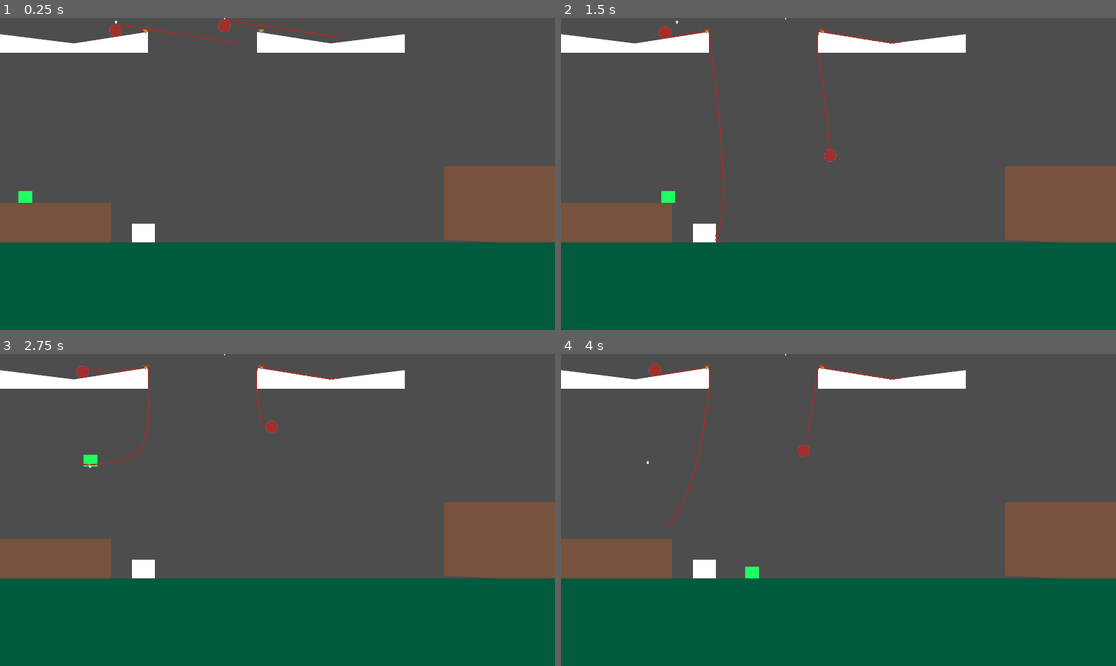
Above: before the commit, frames 1-4 (two rows, left to right).
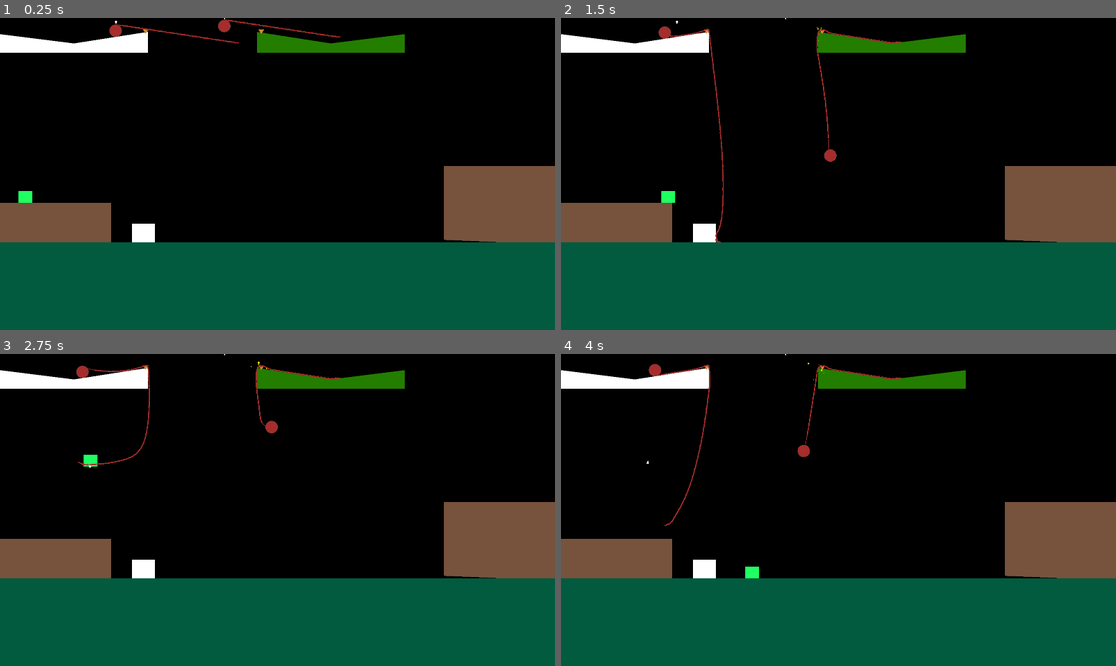
Above: after the commit, the same moments.

Repository: Musa-E/CS422---Group-Project
Game: Godot game, scene res://Levels/TestLevels/RopeSwingTest.tscn
Same seed, same stepped clock (60 frames per second), same inputs: the game is played once before the commit and once after it.
Inputs (mouse positions are in pixels of both pictures, inside the frame that each line leads up to):
- Up to frame 1 (0.25 s): no input
- Up to frame 2 (1.5 s): tap Enter (ui_accept) at 0.5, 0.77 s; move the mouse to (960, 158) at 0.52 s; hold Right mouse button (grab) 0.53-1.28 s; hold Right (ui_right) from 0.53 s (still down); click (960, 158) at 0.67 s; move the mouse to (727, 189) at 1.27 s; click (727, 189) at 1.35 s
- Up to frame 3 (2.75 s): tap Enter (ui_accept) at 1.52 s; move the mouse to (333, 441) at 2.02 s; release Right (ui_right) at 2.03 s; hold Left (ui_left) from 2.03 s (still down); hold Right mouse button (grab) from 2.03 s (still down)
- Up to frame 4 (4 s): move the mouse to (810, 572) at 2.77 s; release Left (ui_left) at 2.78 s; release Right mouse button (grab) at 2.78 s; hold Right (ui_right) from 2.78 s (still down); click (810, 572) at 2.85 s; tap Enter (ui_accept) at 3.02, 3.77 s; move the mouse to (1005, 556) at 3.52 s; hold Right mouse button (grab) from 3.53 s (still down)

The runs differ from the first frame. In frame 1, 63% of the frame differs, in the area x 0-100%, y 0-72%; in frame 2, 63%; in frame 3, 63%; in frame 4, 63%.

Commit message:
Added firefly indicator

Diff:
--- a/catandyarn/Levels/TestLevels/RopeSwingTest.tscn
+++ b/catandyarn/Levels/TestLevels/RopeSwingTest.tscn
@@ -6,6 +6,7 @@
 [ext_resource type="Texture2D" uid="uid://clcf63l3u6nce" path="res://Yarn/rectangletext.png" id="4_eescl"]
 [ext_resource type="Script" path="res://addons/softbody2d/softbody2d.gd" id="5_x7ymk"]
 [ext_resource type="PhysicsMaterial" uid="uid://chivuxajqnrq0" path="res://Yarn/YarnRopePhysMaterial.tres" id="6_0pds5"]
+[ext_resource type="PackedScene" uid="uid://c8e4sgux2rw6c" path="res://PuzzleComponents/Fireflies/Fireflies.tscn" id="7_sbayn"]
 
 [sub_resource type="RectangleShape2D" id="RectangleShape2D_ml6oy"]
 size = Vector2(1920, 304)
@@ -195,6 +196,7 @@
 polygon = PackedVector2Array(0, -4.5, 256, -44.5, 256, 27.5, -256, 27.5, -256, -36.5)
 
 [node name="Polygon2D" type="Polygon2D" parent="Geometry/Cieling3"]
+color = Color(0.137255, 0.494118, 0, 1)
 polygon = PackedVector2Array(-144, -56, 112, -24, 368, -64, 368, 8, -144, 8)
 
 [node name="Block" type="StaticBody2D" parent="Geometry"]
@@ -221,11 +223,16 @@
 
 [node name="YarnRoot" parent="Components" instance=ExtResource("3_xepom")]
 position = Vector2(-504, -8)
-rope_segment_scene = SubResource("PackedScene_41au3")
+rope_segment_scene = SubResource("PackedScene_ljf4e")
 on_start_segments = 32
+use_debug = false
 
 [node name="YarnRoot2" parent="Components" instance=ExtResource("3_xepom")]
 position = Vector2(-128, -24)
-rope_segment_scene = SubResource("PackedScene_43qcb")
+rope_segment_scene = SubResource("PackedScene_s1rj0")
 on_start_segments = 30
+use_debug = false
 yarn_mass = 0.5
+
+[node name="Fireflies" parent="Components" instance=ExtResource("7_sbayn")]
+position = Vector2(-16, 24)
--- /dev/null
+++ b/catandyarn/PuzzleComponents/Fireflies/Fireflies.tscn
@@ -0,0 +1,51 @@
+[gd_scene load_steps=5 format=3 uid="uid://c8e4sgux2rw6c"]
+
+[sub_resource type="Gradient" id="Gradient_0ut51"]
+offsets = PackedFloat32Array(0.345794, 0.57757)
+colors = PackedColorArray(1, 1, 1, 1, 1, 1, 1, 0)
+
+[sub_resource type="GradientTexture2D" id="GradientTexture2D_q8y6k"]
+gradient = SubResource("Gradient_0ut51")
+fill = 1
+fill_from = Vector2(0.5, 0.5)
+metadata/_snap_enabled = true
+
+[sub_resource type="Curve" id="Curve_y3fg7"]
+_data = [Vector2(0, 0.0178683), 0.0, 0.0, 0, 0, Vector2(0.364273, 0.099373), 0.0, 0.0, 0, 0, Vector2(1, 0), 0.0, 0.0, 0, 0]
+point_count = 3
+
+[sub_resource type="Gradient" id="Gradient_60uk1"]
+offsets = PackedFloat32Array(0, 0.362799)
+colors = PackedColorArray(1, 1, 0, 0, 1, 1, 0, 1)
+
+[node name="Fireflies" type="CPUParticles2D"]
+amount = 10
+lifetime = 1.25
+randomness = 1.0
+texture = SubResource("GradientTexture2D_q8y6k")
+emission_shape = 2
+emission_sphere_radius = 10.0
+direction = Vector2(0, 0)
+spread = 180.0
+gravity = Vector2(0, 0)
+initial_velocity_min = 5.5
+initial_velocity_max = 60.14
+angular_velocity_min = -0.5
+orbit_velocity_min = -0.55
+orbit_velocity_max = 0.6
+radial_accel_min = 0.9
+radial_accel_max = 2.35
+tangential_accel_min = -0.45
+tangential_accel_max = 0.7
+angle_min = -108.6
+angle_max = 26.4
+scale_amount_min = 0.0
+scale_amount_max = 2.0
+scale_amount_curve = SubResource("Curve_y3fg7")
+color_ramp = SubResource("Gradient_60uk1")
+hue_variation_min = -0.25
+hue_variation_max = 0.1
+
+[node name="PointLight2D" type="PointLight2D" parent="."]
+color = Color(1, 1, 0, 1)
+energy = 8.14
--- a/catandyarn/project.godot
+++ b/catandyarn/project.godot
@@ -88,3 +88,4 @@
 
 renderer/rendering_method="gl_compatibility"
 renderer/rendering_method.mobile="gl_compatibility"
+environment/defaults/default_clear_color=Color(0, 0, 0, 1)
Not shown: 4 places in catandyarn/Levels/TestLevels/RopeSwingTest.tscn that only renumber resources
Not shown, changed: catandyarn/export_presets.cfg
